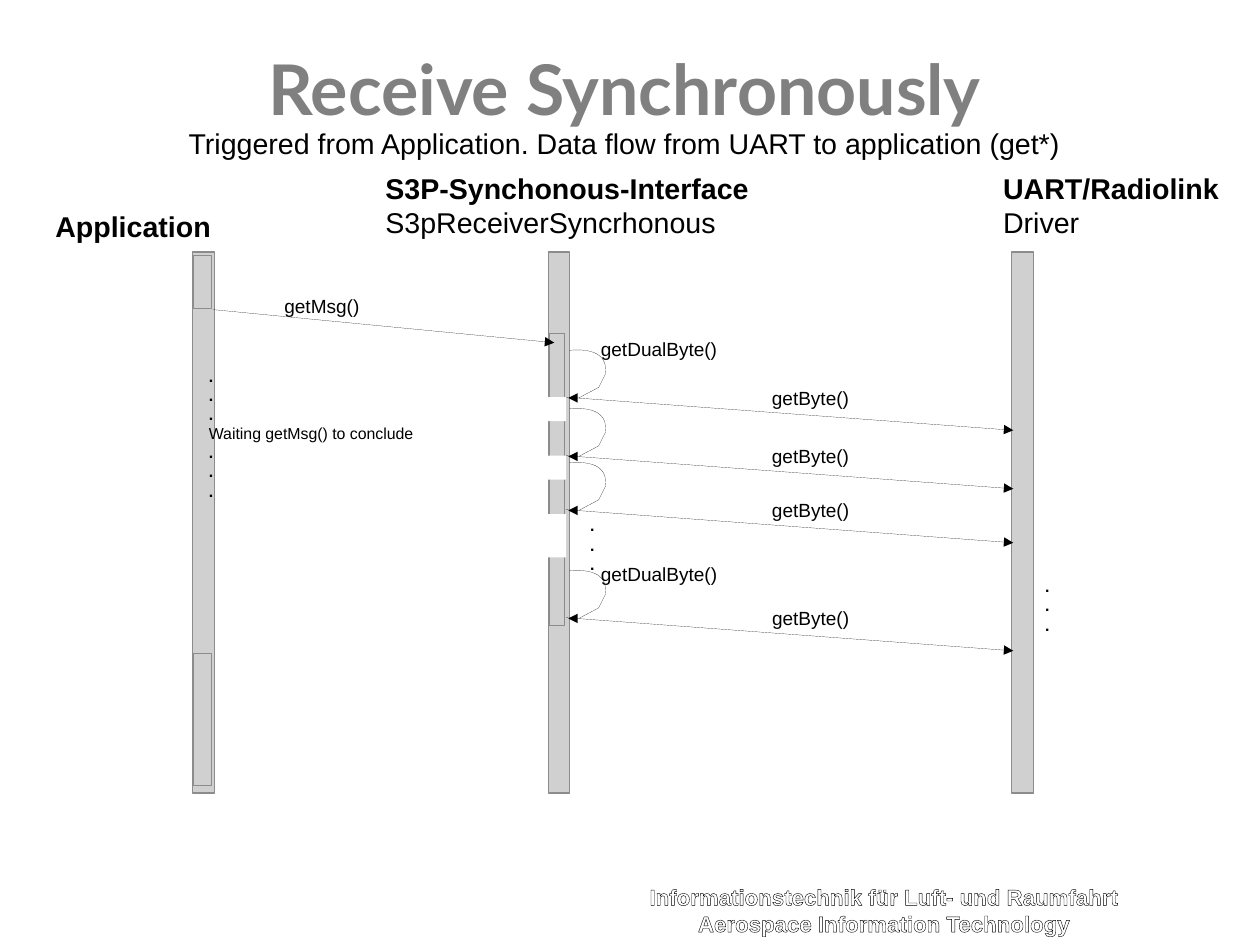
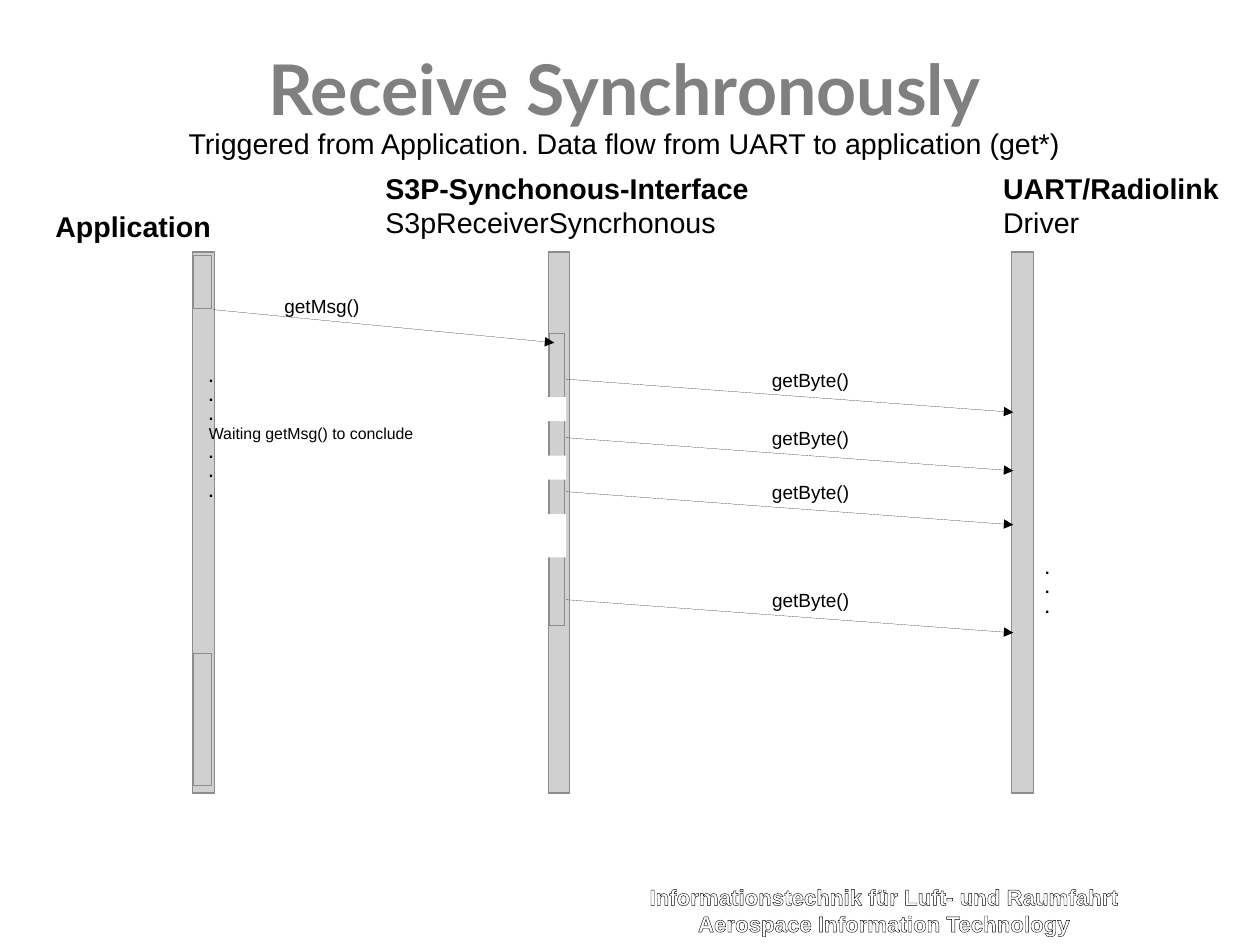
Before and after one commit to SpaceTeam/rodos, a slide deck: slide 3 of support/support-libs/s3p-senquencediagrams.odp. Drawn at 1260x945 pixels with LibreOffice and Linux fonts; fonts in the diff are those of the drawing; grey boxes stand for pictures; background and template pictures are left out. Boxes give left, top, right and bottom in pixels: in the first picture for what was removed or moved away, otherwise in the second. Text is boxed around its words. In the diff, an @@ line names an element or a change of style, - is before the commit and + after.

```diff
--- a/support/support-libs/s3p-senquencediagrams.odp
+++ b/support/support-libs/s3p-senquencediagrams.odp
@@ freeform shape removed at <box>568,350,606,398</box> @@
@@ text removed at <box>601,342,717,361</box> @@
-getDualByte()
@@ arrow moved from (566, 397) - (1014, 430) to (566, 380) - (1014, 413) @@
@@ freeform shape removed at <box>568,408,606,456</box> @@
@@ freeform shape removed at <box>568,463,606,511</box> @@
@@ text removed at <box>579,511,606,575</box> @@
-.
-.
-.
@@ text removed at <box>601,567,717,586</box> @@
-getDualByte()
@@ 5 texts, 2 arrows: place and size @@
-5 texts, 2 arrows at <box>566,391,1062,636</box>
+5 texts, 2 arrows at <box>566,373,1062,617</box>
@@ freeform shape removed at <box>568,571,606,619</box> @@
@@ arrow moved from (566, 617) - (1014, 651) to (566, 600) - (1014, 633) @@
```
Also in this commit, not shown: 3 other files.
